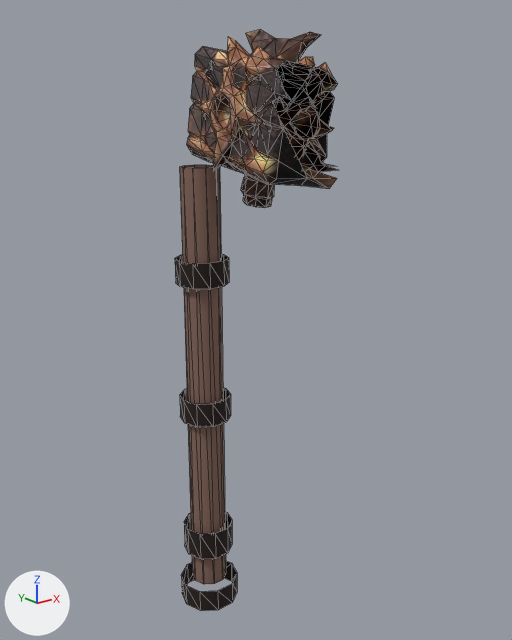
The glTF model art/weapons/raw/tankXHammer.glb: old version first, new version second.
Rendered twice from a 50 mm lens placed at (-0.612, -0.9, 0.558), pointed at (0.066, -0.052, 0.218). Arrows for +X, +Y and +Z are at lower left; the lights stay in place. The older version comes first. Mesh edges are drawn as thin lines. Vertices at exactly the same position are counted once.

The scene before the commit, as lines of its bpy script (objects in view):
```python
me_tankhammer = bpy.data.meshes.new('TankHammer')
me_tankhammer.from_pydata(...)  # 574 vertices, 994 faces; spans x -0.05..0.159, y -0.179..0.061, z -0.3..0.653
me_tankhammer.materials.append(mat_tank)  # picture img_image_0
ob_tankhammer = bpy.data.objects.new('TankHammer', me_tankhammer)
ob_tankhammer.location = (0.0, 0.0, 0.0)
```
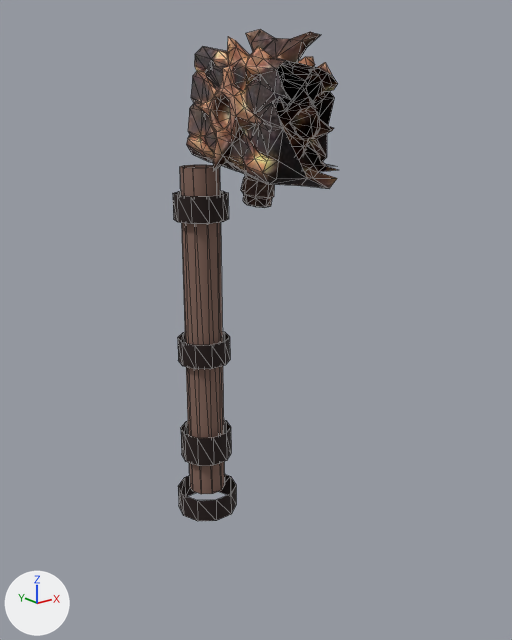
The newer file is also turned or shifted as a whole; pictures and numbers use the older file's frame.

What differs and where, as boxes (x1, y1, x2, y2) in the pictures (512 x 640 px; the box of a moved part takes in the faces that stretch with it):
'TankHammer', reshaped (15% shorter): before (175, 29, 338, 611); after (173, 29, 338, 521)
part 1 of me_tankhammer, moved or reshaped: before (184, 512, 232, 559); after (181, 420, 231, 466)
part 2 of me_tankhammer, moved or reshaped: before (180, 387, 231, 427); after (178, 331, 230, 369)
part 3 of me_tankhammer, moved or reshaped: before (175, 254, 229, 289); after (173, 191, 229, 224)
part 4 of me_tankhammer, moved or reshaped: before (181, 561, 237, 611); after (178, 474, 236, 521)
part 5 of me_tankhammer, moved or reshaped: before (180, 165, 226, 584); after (180, 165, 225, 494)

Patch to the scene script:
```diff
--- a/art/weapons/raw/tankXHammer.glb.py
+++ b/art/weapons/raw/tankXHammer.glb.py
@@ me_tankhammer @@
 # used by ob_tankhammer; location = (0.0, 0.0, 0.0)
-me_tankhammer.from_pydata(...)  # 574 vertices, 994 faces; spans x -0.05..0.159, y -0.179..0.061, z -0.3..0.653
+me_tankhammer.from_pydata(...)  # 574 vertices, 994 faces; spans x -0.05..0.159, y -0.179..0.061, z -0.12..0.653
+# me_tankhammer part 1: the loose piece of 22 vertices spanning x -0.042..0.042, y -0.04..0.04, z -0.2..-0.15 is moved by (0.0, 0.0, 0.18)
+# me_tankhammer part 2: the loose piece of 22 vertices spanning x -0.042..0.042, y -0.04..0.04, z 0.05..0.09 is moved by (0.0, 0.0, 0.1)
+# me_tankhammer part 3: the loose piece of 22 vertices spanning x -0.042..0.042, y -0.04..0.04, z 0.28..0.32 is moved by (0.0, 0.0, 0.1)
+# me_tankhammer part 4: the loose piece of 22 vertices spanning x -0.05..0.05, y -0.048..0.048, z -0.3..-0.26 is moved by (0.0, 0.0, 0.18)
+# me_tankhammer part 5: all 11 vertices in x -0.03..0.03, y -0.029..0.029, z -0.26 are moved by (0.0, 0.0, 0.18)
 me_tankhammer.materials.append(mat_tank)
```
